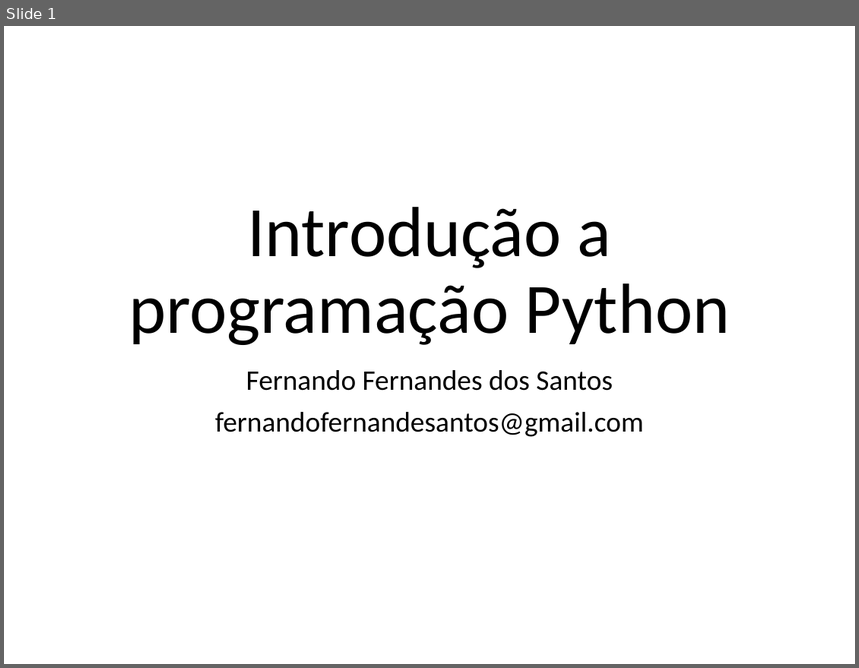
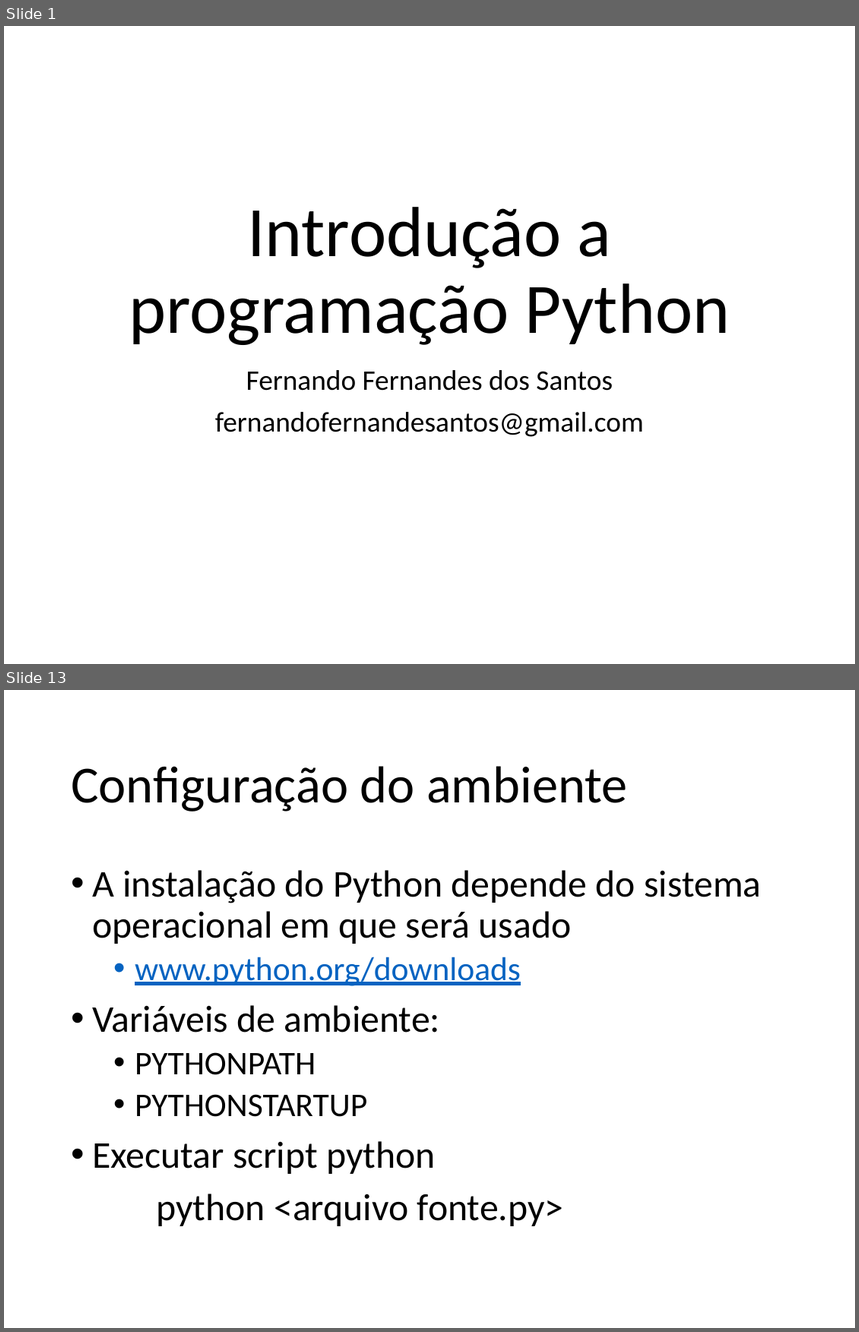
Before and after one commit to fernandoFernandeSantos/minicurso_python_2019, a slide deck: aula.pptx. Shown one above the other, each under a label of ours: slide 1 before the commit, slides 1 and 13 after it; the slides between them are not shown. The pictures are 859x668 and 859x1332 pixels, drawn with LibreOffice and Linux fonts; fonts in the diff are those of the drawing. Boxes give left, top, right and bottom in pixels: in the first picture for what was removed or moved away, otherwise in the second. Text is boxed around its words. In the diff, an @@ line names an element or a change of style, - is before the commit and + after.

```diff
--- a/aula.pptx
+++ b/aula.pptx
@@ slide 13 added at bbox=[4, 690, 855, 1328], background #FFFFFF @@
@@ title added at bbox=[71, 766, 628, 812], 44 pt, text #000000 @@
+Configuração do ambiente
@@ text added at bbox=[92, 870, 761, 1227], 32 pt, text #000000 @@
+• A instalação do Python depende do sistema operacional em que será usado
+  • www.python.org/downloads
+• Variáveis de ambiente:
+  • PYTHONPATH
+  • PYTHONSTARTUP
+• Executar script python
+python <arquivo fonte.py>
```
Also in this commit, not shown: 41 other slides added, 4 other files.
